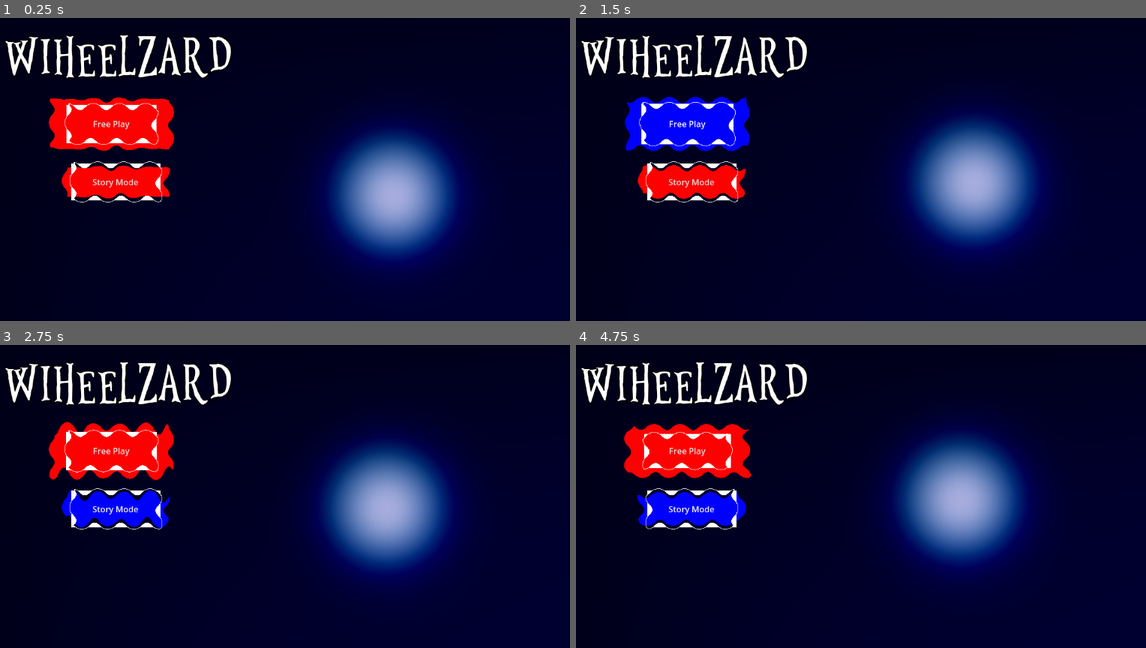
Above: before the commit, frames 1-4 (two rows, left to right).
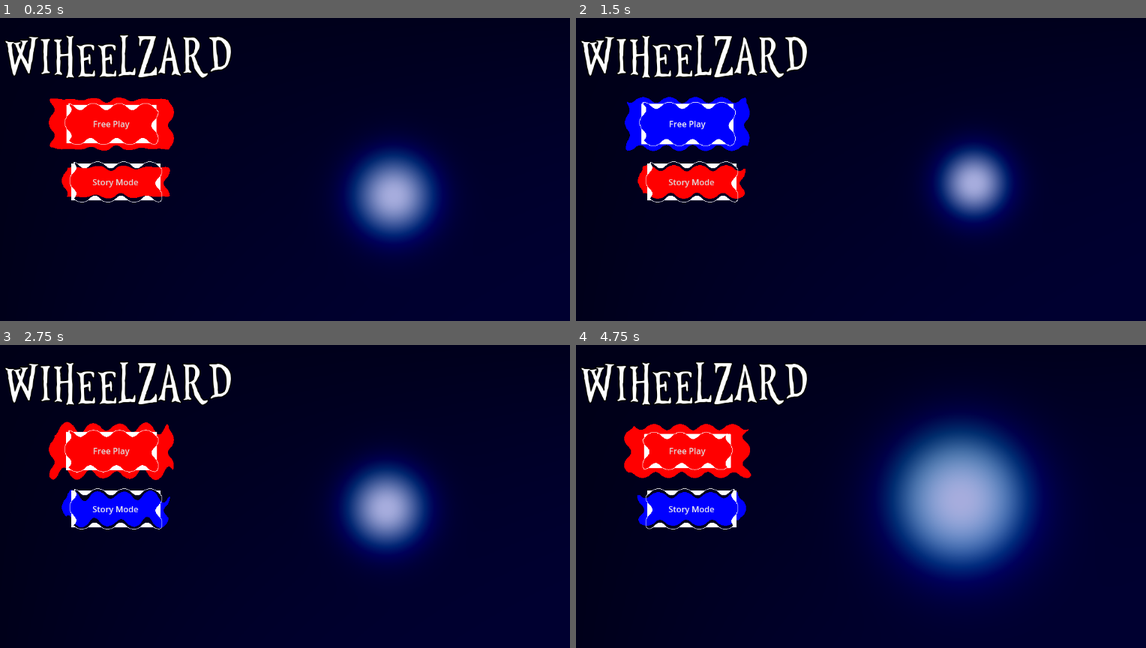
Above: after the commit, the same moments.

Repository: RatWedding/wheeljam-entry
Game: Godot game, scene res://Menu.tscn
Same seed, same stepped clock (60 frames per second), same inputs: the game is played once before the commit and once after it.
Inputs:
- Up to frame 1 (0.25 s): no input
- Up to frame 2 (1.5 s): click "Free Play" at 0.5 s; click "Free Play" at 1.25 s
- Up to frame 3 (2.75 s): click "Story Mode" at 2 s
- Up to frame 4 (4.75 s): click "Story Mode" at 2.75 s; tap Enter (ui_accept) at 3.5, 3.77, 4.52 s; hold Right (ui_right) 3.53-4.28 s; hold Down (ui_down) from 4.28 s (still down)

The runs differ from the first frame. In frame 1, 9.9% of the frame differs, in the area x 55-83%, y 33-84%; in frame 2, 11%, in the area x 55-84%, y 28-81%; in frame 3, 10%; in frame 4, 11%.

Commit message:
change

Diff:
--- a/menu.gdshader
+++ b/menu.gdshader
@@ -130,7 +130,7 @@
     //COLOR.rgb = mix(vec3(0.9, 0.85, 0.47), COLOR.rgb, smoothstep(0.0,100.0, sun));
 	COLOR.rgb = mix(vec3(1.0)-vec3(0.7, 0.65, 0.27), COLOR.rgb, smoothstep(0.0,100.0, sun));
     float s = max(0.0001, sun);
-    float p = saturate(exp(-0.0001 * s * s));
+    float p = saturate(exp(-0.0001 *(5.0 + 3.0*sin(TIME))/3.0* s * s));
 
     //COLOR.rgb += 0.5 * mix(vec3(0.0), vec3(0.9, 0.85, 0.47), p);
 	COLOR.rgb -= 0.5 * mix(vec3(1.5),vec3(0.0)-vec3(0.7, 0.65, 0.27), p);
